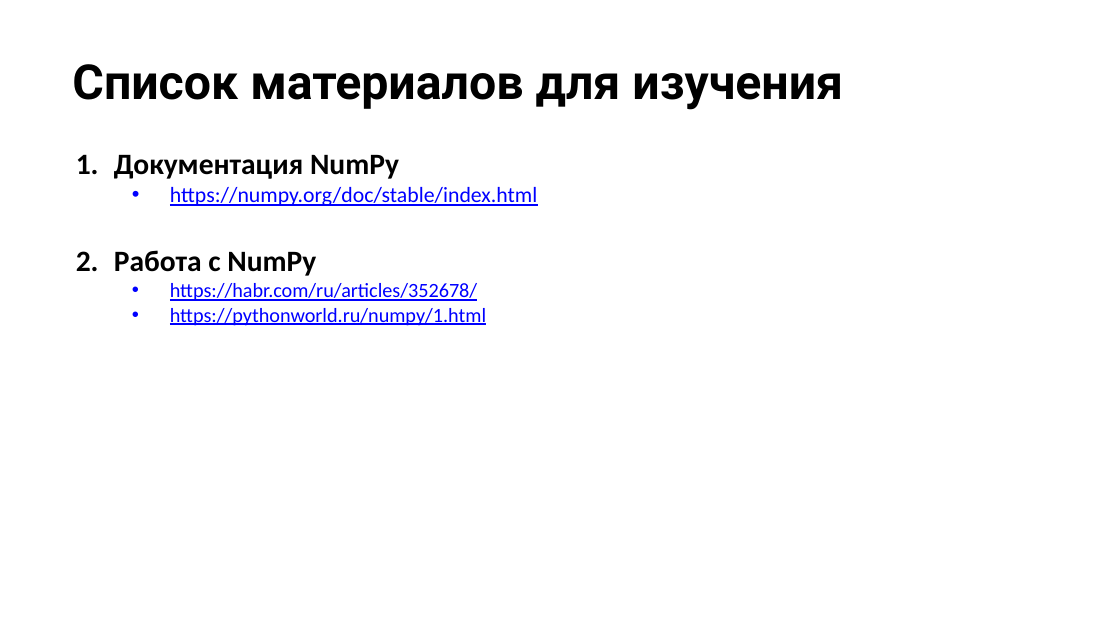
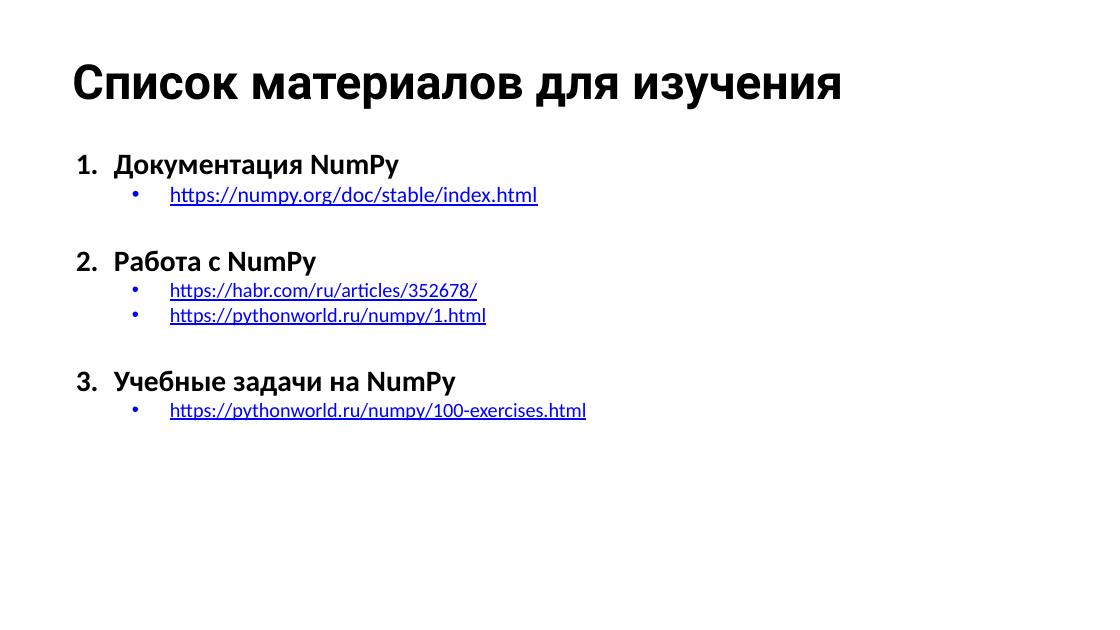
Before and after one commit to stureiko/Otus_lectures, a slide deck: slide 23 of Analytics/08 - Библиотека Numpy/08 - Библиотека Numpy.pptx. Drawn at 1120x630 pixels with LibreOffice and Linux fonts; fonts in the diff are those of the drawing; background and template pictures are left out. Boxes give left, top, right and bottom in pixels: in the first picture for what was removed or moved away, otherwise in the second. Text is boxed around its words. In the diff, an @@ line names an element or a change of style, - is before the commit and + after.

Commit message:
Analytics course Numpy lesson
Main NumPy operations

```diff
--- a/Analytics/08 - Библиотека Numpy/08 - Библиотека Numpy.pptx
+++ b/Analytics/08 - Библиотека Numpy/08 - Библиотека Numpy.pptx
@@ text at bbox=[114, 370, 587, 421]: paragraphs added @@
+3. Учебные задачи на NumPy
+  • https://pythonworld.ru/numpy/100-exercises.html
```
Also in this commit, not shown: 1 other file.
